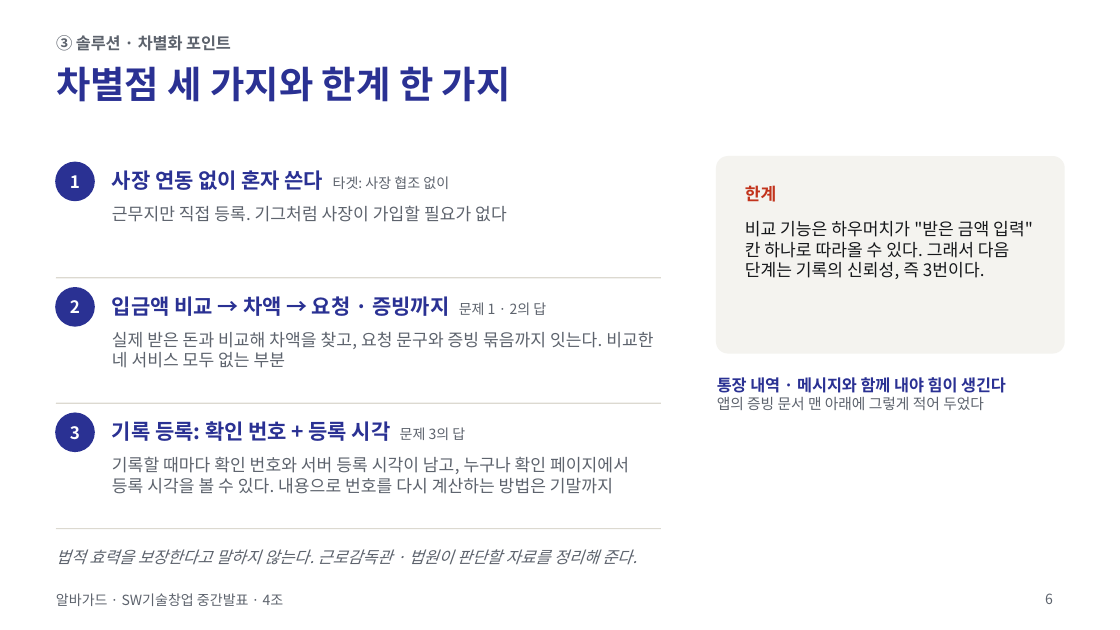
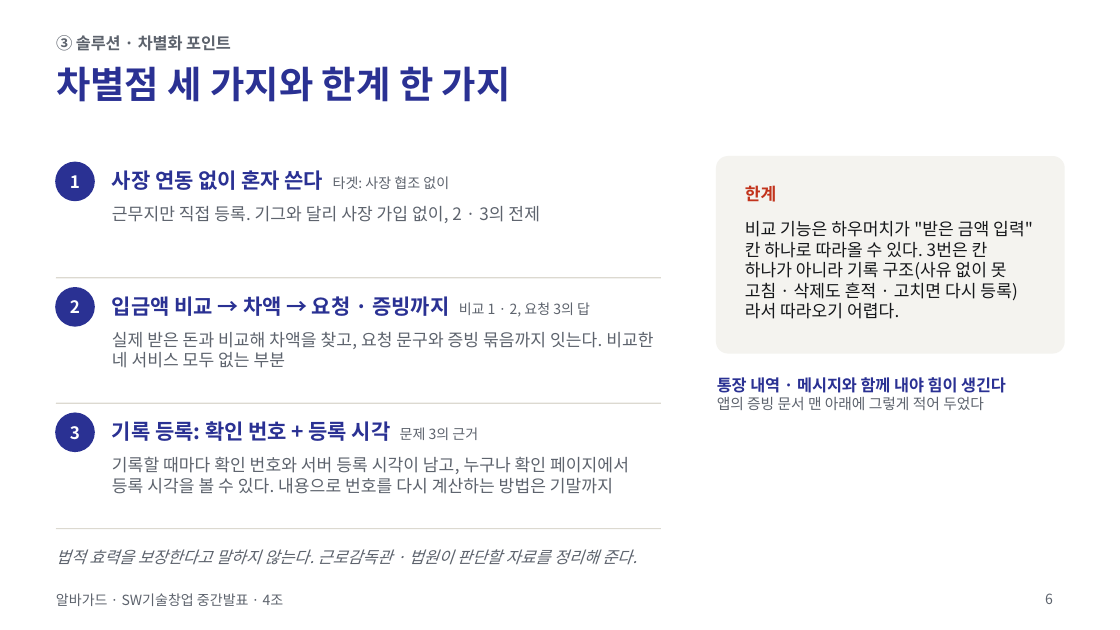
Before and after one commit to jihooni217/albaguard, a slide deck: slide 6 of docs/06_중간발표_PPT.pptx. Drawn at 1120x630 pixels with LibreOffice and Linux fonts; fonts in the diff are those of the drawing. Boxes give left, top, right and bottom in pixels: in the first picture for what was removed or moved away, otherwise in the second. Text is boxed around its words. In the diff, an @@ line names an element or a change of style, - is before the commit and + after.

```diff
--- a/docs/06_중간발표_PPT.pptx
+++ b/docs/06_중간발표_PPT.pptx
@@ text at <box>112,206,540,223</box>: text changed @@
-근무지만 직접 등록. 기그처럼 사장이 가입할 필요가 없다
+근무지만 직접 등록. 기그와 달리 사장 가입 없이, 2 · 3의 전제
@@ text at <box>745,221,1033,319</box>: text changed @@
-비교 기능은 하우머치가 "받은 금액 입력" 칸 하나로 따라올 수 있다. 그래서 다음 단계는 기록의 신뢰성, 즉 3번이다.
+비교 기능은 하우머치가 "받은 금액 입력" 칸 하나로 따라올 수 있다. 3번은 칸 하나가 아니라 기록 구조(사유 없이 못 고침 · 삭제도 흔적 · 고치면 다시 등록)라서 따라오기 어렵다.
@@ text at <box>112,296,590,317</box>: text changed @@
-입금액 비교 → 차액 → 요청 · 증빙까지 문제 1 · 2의 답
+입금액 비교 → 차액 → 요청 · 증빙까지 비교 1 · 2, 요청 3의 답
@@ text at <box>112,421,478,441</box>: text changed @@
-기록 등록: 확인 번호 + 등록 시각 문제 3의 답
+기록 등록: 확인 번호 + 등록 시각 문제 3의 근거
```
Also in this commit, not shown: 11 other slides changed, 6 other files.
